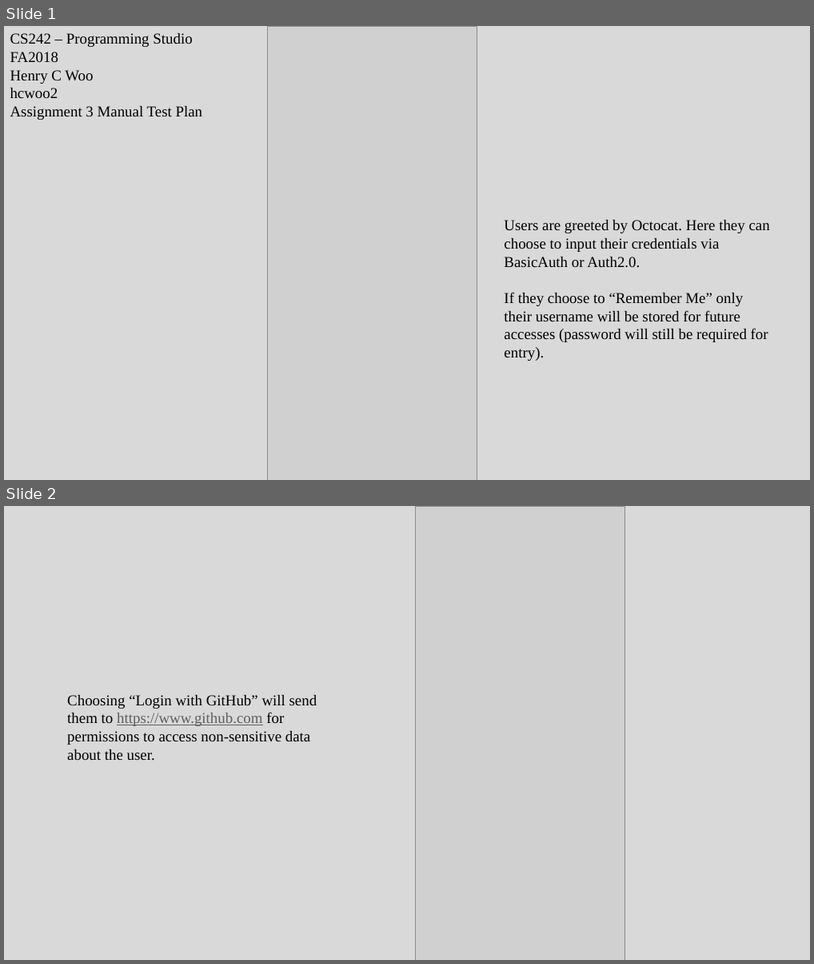
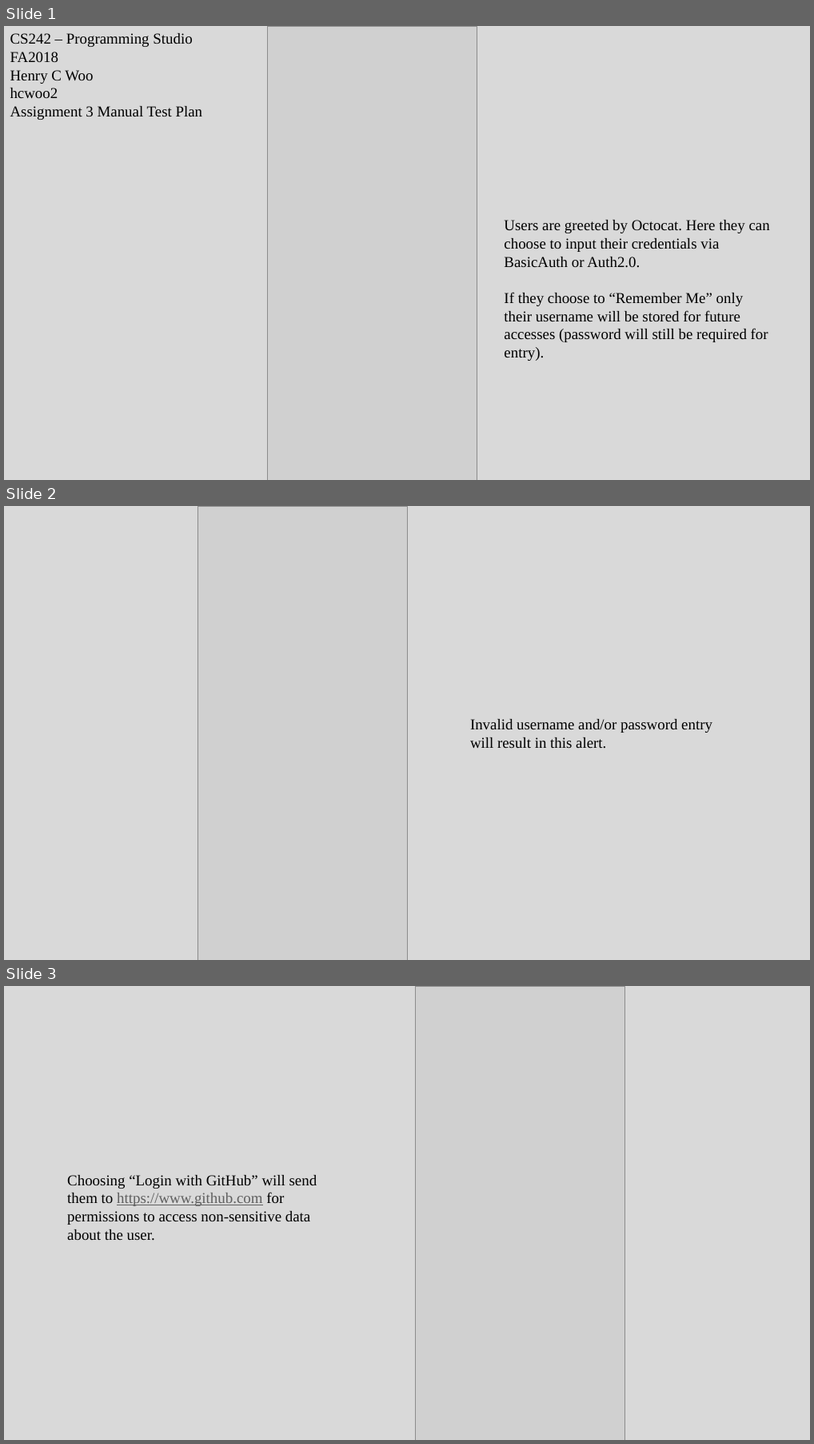
Before and after one commit to HenryCWoo/GitHub-App-with-React-Native, a slide deck: ManualTestPlan.pptx. Shown one above the other, each under a label of ours: slides 1 and 2 before the commit, slides 1, 2 and 3 after it. The pictures are 814x964 and 814x1444 pixels, drawn with LibreOffice and Linux fonts; fonts in the diff are those of the drawing; grey boxes stand for pictures. Boxes give left, top, right and bottom in pixels: in the first picture for what was removed or moved away, otherwise in the second. Text is boxed around its words. In the diff, an @@ line names an element or a change of style, - is before the commit and + after.

Commit message:
updated manual test plan

```diff
--- a/ManualTestPlan.pptx
+++ b/ManualTestPlan.pptx
@@ slide 2 added at [4,506,810,960], background #D9D9D9 @@
@@ picture added at [198,506,407,960] @@
@@ text added at [470,719,713,748], 18 pt, text #000000 @@
+Invalid username and/or password entry will result in this alert.
@@ what was slide 2 is now slide 3 @@
```
